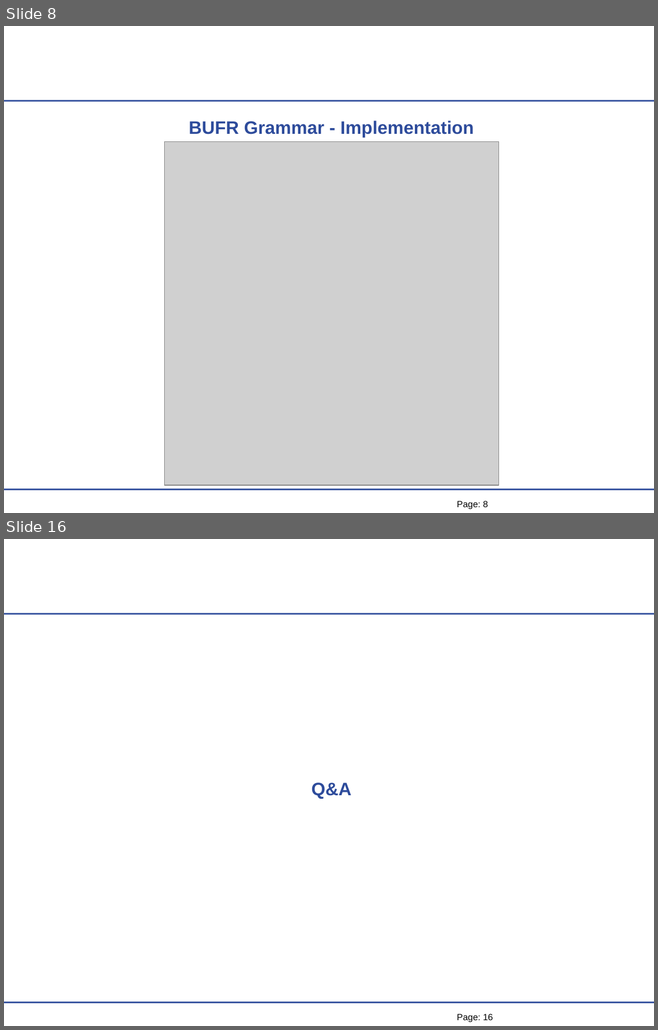
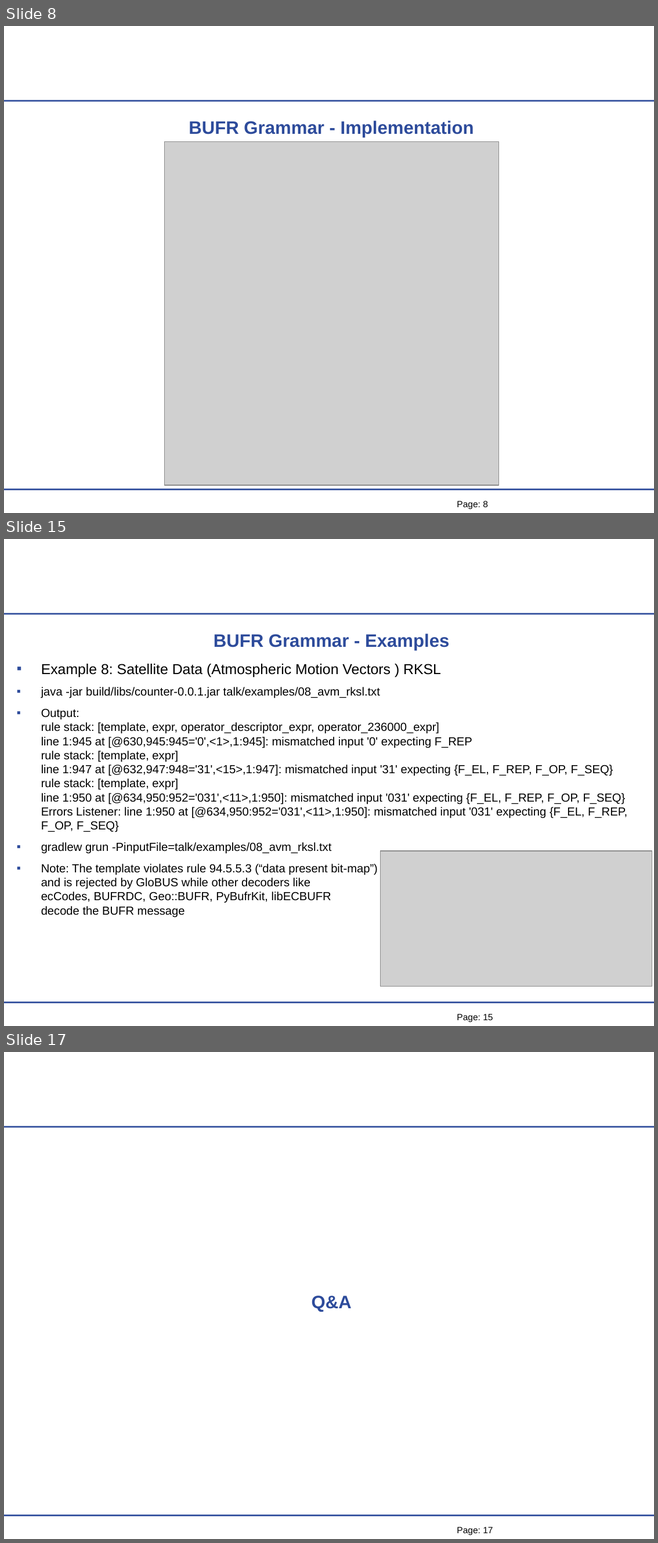
Before and after one commit to mheene/bufr-grammar, a slide deck: talk/BUFR-Grammar-Talk.ppt. Shown one above the other, each under a label of ours: slides 8 and 16 before the commit, slides 8, 15 and 17 after it; the slides between them are not shown. The pictures are 658x1030 and 658x1543 pixels, drawn with LibreOffice and Linux fonts; fonts in the diff are those of the drawing; grey boxes stand for pictures; background and template pictures are left out. Boxes give left, top, right and bottom in pixels: in the first picture for what was removed or moved away, otherwise in the second. Text is boxed around its words. In the diff, an @@ line names an element or a change of style, - is before the commit and + after.

Commit message:
Slides updated and avm example added

```diff
--- a/talk/BUFR-Grammar-Talk.ppt
+++ b/talk/BUFR-Grammar-Talk.ppt
@@ slide 15 added at bbox=[4, 539, 654, 1026], background #FFFFFF; not listed: 3 template elements that a slide beside it also shows @@
@@ title added at bbox=[213, 634, 449, 650], 20 pt, text #2D4B9B, bold @@
+BUFR Grammar - Examples
@@ text added at bbox=[41, 664, 627, 918], 13 pt, text #000000 @@
+▪ Example 8: Satellite Data (Atmospheric Motion Vectors ) RKSL
+▪ java -jar build/libs/counter-0.0.1.jar talk/examples/08_avm_rksl.txt
+▪ Output:
+  rule stack: [template, expr, operator_descriptor_expr, operator_236000_expr]
+  line 1:945 at [@630,945:945='0',<1>,1:945]: mismatched input '0' expecting F_REP
+  rule stack: [template, expr]
+  line 1:947 at [@632,947:948='31',<15>,1:947]: mismatched input '31' expecting {F_EL, F_REP, F_OP, F_SEQ}
+  rule stack: [template, expr]
+  line 1:950 at [@634,950:952='031',<11>,1:950]: mismatched input '031' expecting {F_EL, F_REP, F_OP, F_SEQ}
+  Errors Listener: line 1:950 at [@634,950:952='031',<11>,1:950]: mismatched input '031' expecting {F_EL, F_REP, F_OP, F_SEQ}
+▪ gradlew grun -PinputFile=talk/examples/08_avm_rksl.txt
+▪ Note: The template violates rule 94.5.5.3 (“data present bit-map”)
+  and is rejected by GloBUS while other decoders like
+  ecCodes, BUFRDC, Geo::BUFR, PyBufrKit, libECBUFR
+  decode the BUFR message
@@ picture added at bbox=[380, 851, 652, 987] @@
@@ what was slide 16 is now slide 17 @@
@@ page number at bbox=[456, 1527, 492, 1536]: text changed @@
-Page: 16
+Page: 17
```
Also in this commit, not shown: 13 slides changed, 4 other files.
